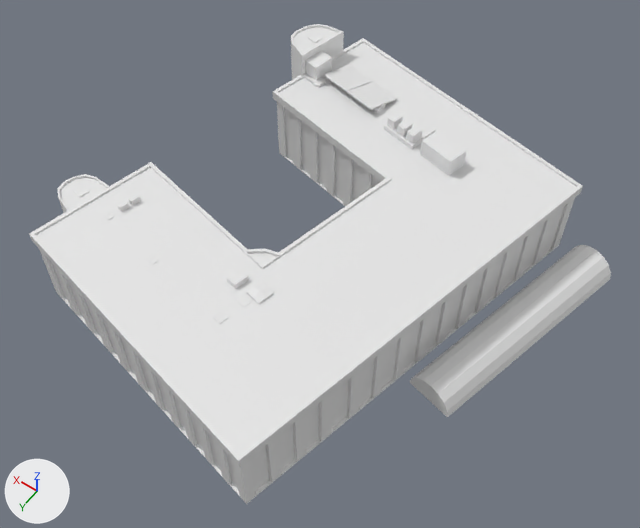
The OBJ model BU-Codejam/Assets/University Assets/Talbot Campus/Christchurch House/published/christchurchhouse_model_published.obj as it was, and as the next commit left it.
Before and after are seen from a camera (50 mm lens) standing at (-61.4, 218.3, 126.3) and looking at (-7.1, 142.3, 6.9). Lighting does not change. The marker at lower left points along +X, +Y and +Z. Where no turn or scale is listed for an object, it has been applied to the vertices.
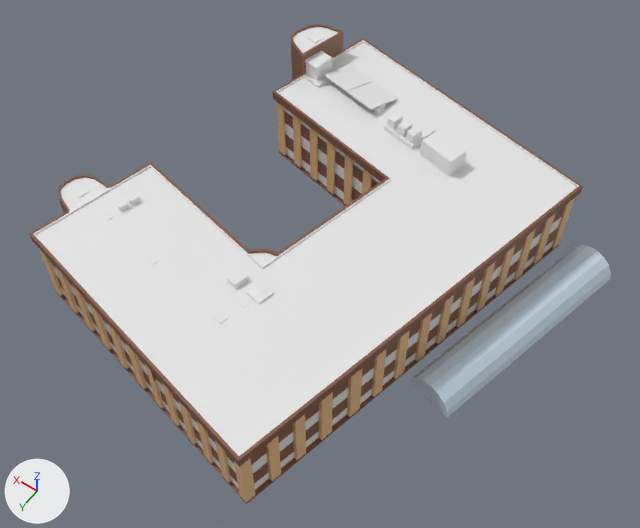
Changed parts and their boxes (x1, y1, x2, y2) in the pictures (640 x 528 px):
'Cylinder', recoloured: (410, 245, 611, 417) in both
'Cube.002', recoloured (white to brown): (29, 38, 583, 467) in both
part 1 of me_cube, added (brown): after (39, 64, 575, 504)
part 2 of me_cube, recoloured (white to brown): (57, 24, 553, 496) in both
'Cube.011', unchanged, uncovered by the edit: before (397, 120, 413, 137); after (73, 33, 466, 324)

What changed in the scene script:
```text
Add mat_m_christchuch_glass:
    mat_m_christchuch_glass = principled_material('M_Christchuch_glass')
    mat_m_christchuch_glass.base_color = (0.573, 0.699, 0.8)  # white #c7dae7
Add mat_m_christchurch_brown:
    mat_m_christchurch_brown = principled_material('M_Christchurch_brown')
    mat_m_christchurch_brown.base_color = (0.225, 0.0975, 0.0569)  # brown #825843
Add mat_m_christchuch_roof:
    mat_m_christchuch_roof = principled_material('M_Christchuch_roof')
    mat_m_christchuch_roof.base_color = (0.8, 0.8, 0.8)  # white #e7e7e7
Add mat_m_christchurch_brick:
    mat_m_christchurch_brick = principled_material('M_Christchurch_brick')
    mat_m_christchurch_brick.base_color = (0.799, 0.491, 0.246)  # beige #e7ba88
Add mat_m_christchuch_metal:
    mat_m_christchuch_metal = principled_material('M_Christchuch_metal')
    mat_m_christchuch_metal.base_color = (0.8, 0.8, 0.8)  # white #e7e7e7
Add mat_m_christchuch_window:
    mat_m_christchuch_window = principled_material('M_Christchuch_window')
    mat_m_christchuch_window.base_color = (0.8, 0.8, 0.8)  # white #e7e7e7
Change me_cube:
    used by ob_cube; location = (0.0, 0.0, 0.0)
    remove me_cube.from_pydata(...)  # 3858 vertices, 3805 faces; spans x -36.9..35.2, y 96.8..180.9, z -1.0..19.9
    add me_cube.from_pydata(...)  # 6061 vertices, 6008 faces; spans x -36.9..35.2, y 96.8..180.9, z -1.0..19.9
    me_cube part 1: 2203 vertices added at x -36.9..35.2, y 96.8..180.9, z -0.9..13.2
    me_cube part 2: 1427 faces spanning x -36.9..35.2, y 96.8..180.9, z -1.0..19.9 switch from no material to mat_m_christchurch_brown (brown #825843)
    add me_cube.materials.append(mat_m_christchurch_brick)  # beige #e7ba88
    add me_cube.materials.append(mat_m_christchuch_window)  # white #e7e7e7
    add me_cube.materials.append(mat_m_christchuch_roof)  # white #e7e7e7
    add me_cube.materials.append(mat_m_christchuch_metal)  # white #e7e7e7
Change me_cube_002:
    where me_cube_002.from_pydata(...)  # 88 vertices, 84 faces; spans x -37.5..31.5, y 96.3..181.5, z 13.3..15.1
    add me_cube_002.materials.append(mat_m_christchurch_brown)  # brown #825843
Change me_cylinder:
    where me_cylinder.from_pydata(...)  # 264 vertices, 244 faces; spans x -47.9..-29.8, y 107.9..150.8, z -1.0..3.3
    add me_cylinder.materials.append(mat_m_christchuch_glass)  # white #c7dae7
```
